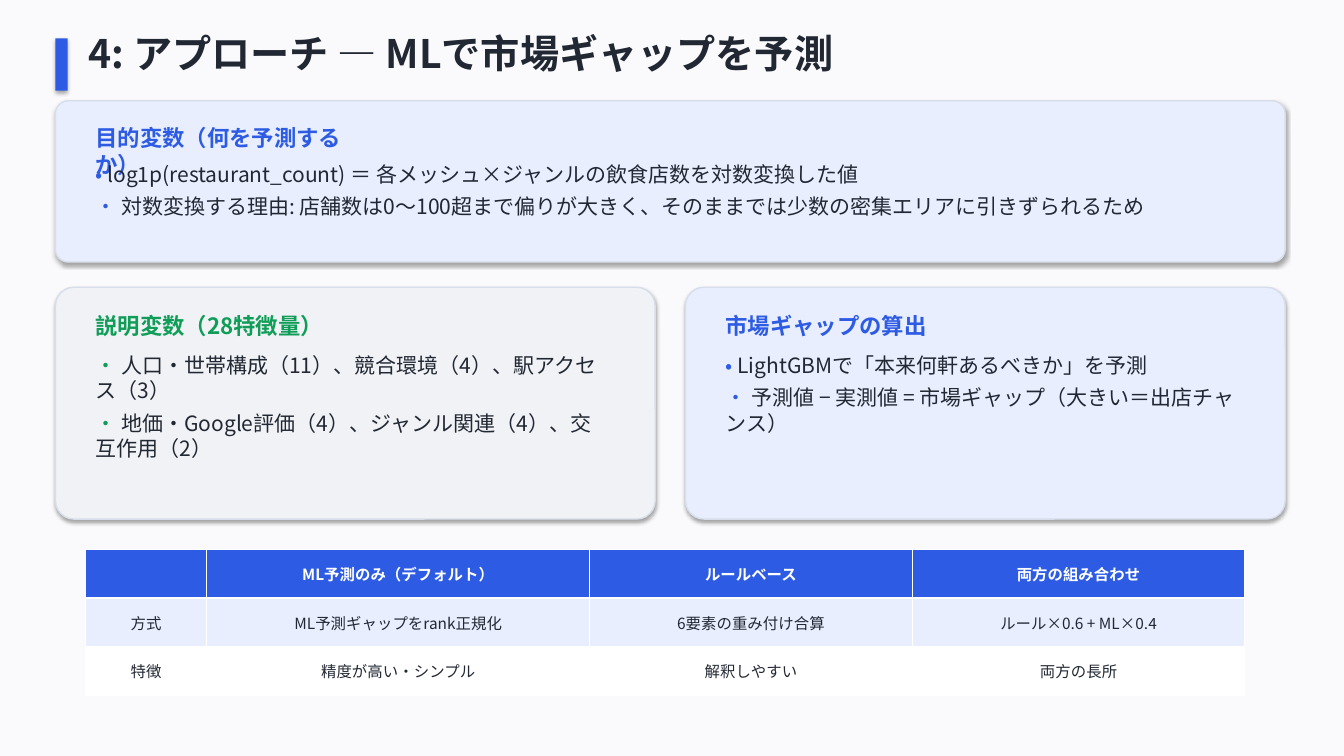
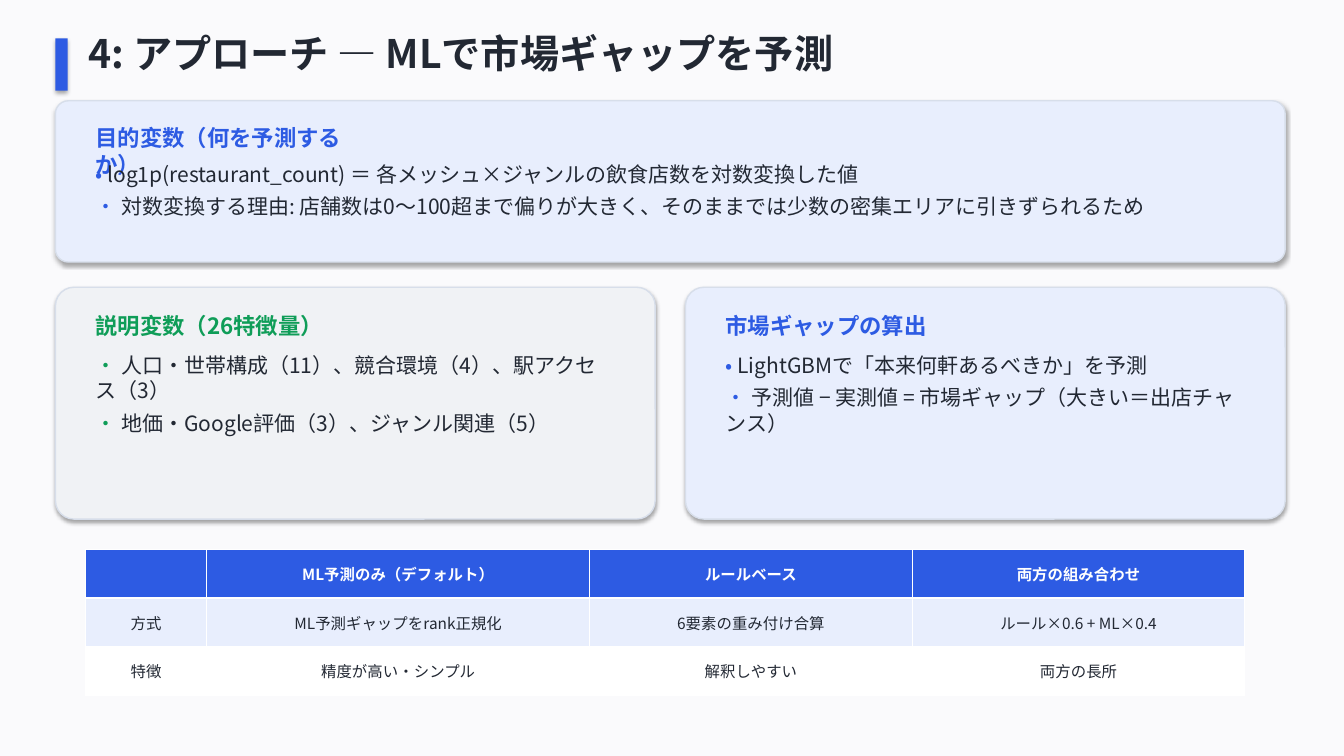
Before and after one commit to HisafumiTakahashi/market_gap_finder, a slide deck: slide 7 of docs/market_gap_finder_presentation.pptx. Drawn at 1344x756 pixels with LibreOffice and Linux fonts; fonts in the diff are those of the drawing. Boxes give left, top, right and bottom in pixels: in the first picture for what was removed or moved away, otherwise in the second. Text is boxed around its words. In the diff, an @@ line names an element or a change of style, - is before the commit and + after.

```diff
--- a/docs/market_gap_finder_presentation.pptx
+++ b/docs/market_gap_finder_presentation.pptx
@@ text at bbox=[96, 314, 323, 336]: text changed @@
-説明変数（28特徴量）
+説明変数（26特徴量）
@@ text at bbox=[121, 413, 549, 436]: text changed @@
-• 地価・Google評価（4）、ジャンル関連（4）、交互作用（2）
+• 地価・Google評価（3）、ジャンル関連（5）
```
Also in this commit, not shown: 2 other slides changed, 5 other files.
